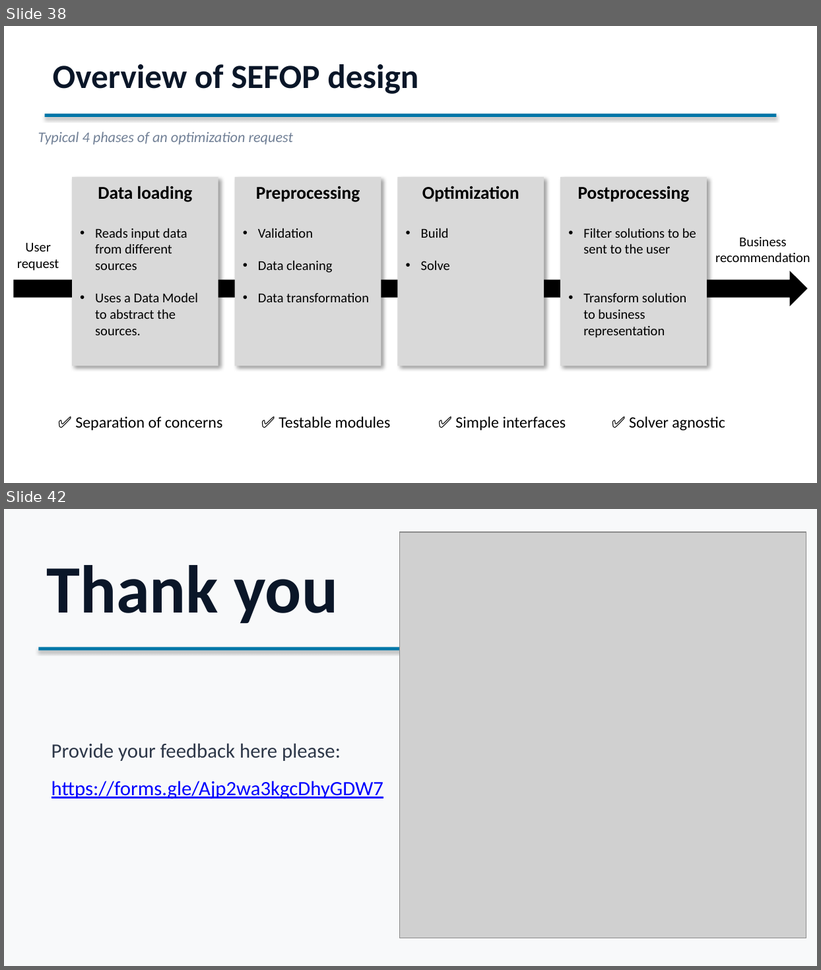
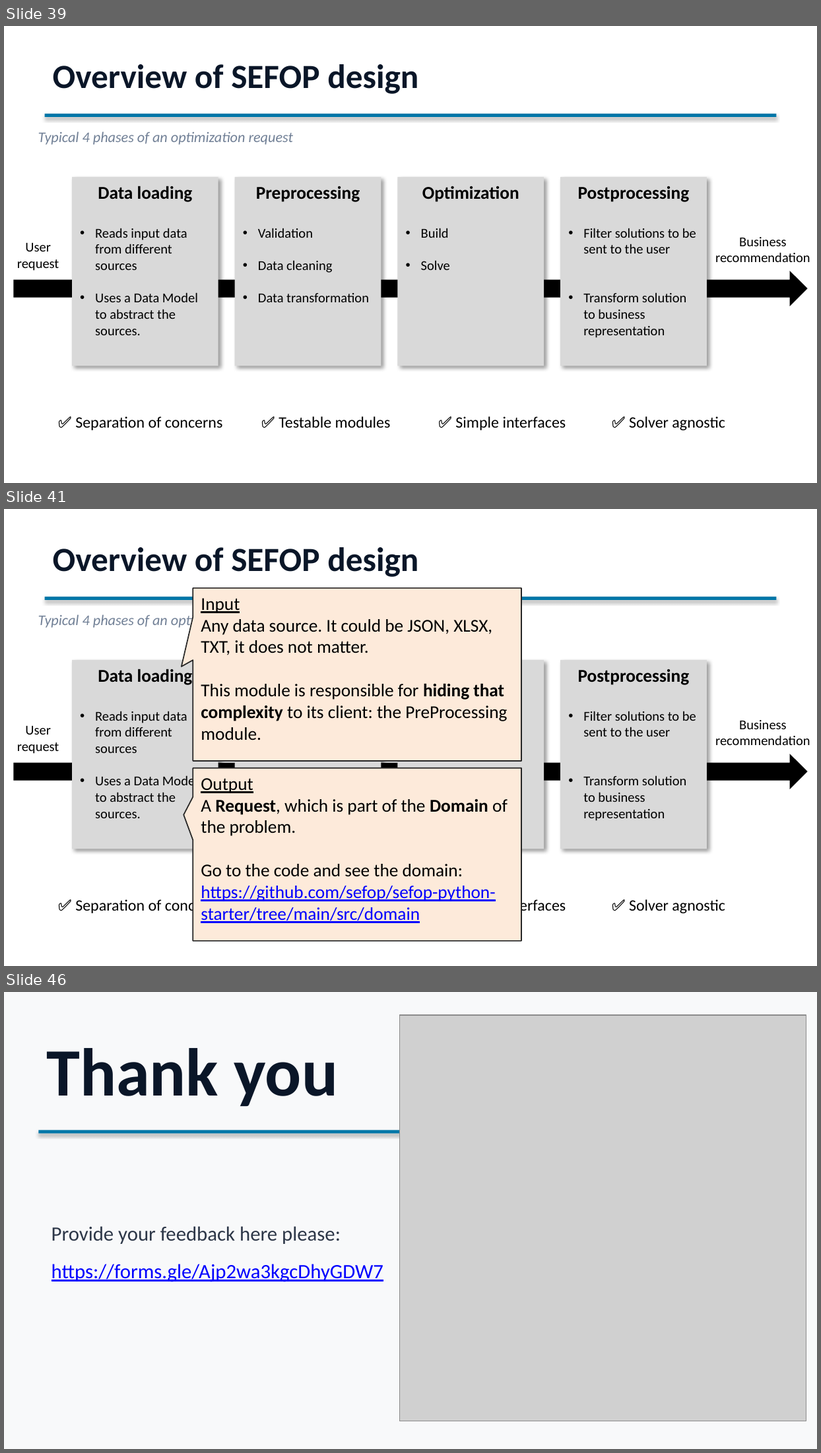
Before and after one commit to sefop/sefop-training-hub, a slide deck: workshops/2026-06-29-purdue/Purdue_Workshop.pptx. Shown one above the other, each under a label of ours: slides 38 and 42 before the commit, slides 39, 41 and 46 after it; the slides between them are not shown. The pictures are 821x970 and 821x1453 pixels, drawn with LibreOffice and Linux fonts; fonts in the diff are those of the drawing; grey boxes stand for pictures. Boxes give left, top, right and bottom in pixels: in the first picture for what was removed or moved away, otherwise in the second. Text is boxed around its words. In the diff, an @@ line names an element or a change of style, - is before the commit and + after.

```diff
--- a/workshops/2026-06-29-purdue/Purdue_Workshop.pptx
+++ b/workshops/2026-06-29-purdue/Purdue_Workshop.pptx
@@ slide 41 added at [4,509,817,966], background #FFFFFF @@
@@ text added at [53,547,418,577], 30 pt, text #0A1628, bold @@
+Overview of SEFOP design
@@ rectangle added at [45,597,776,600], fill #0077A8 @@
@@ speech box added at [193,588,521,761], fill #FDEADA, outline #262626 1 pt, 16 pt, text #000000 @@
+Input
+Any data source. It could be JSON, XLSX, TXT, it does not matter.
+This module is responsible for hiding that complexity to its client: the PreProcessing module.
@@ text added at [38,613,293,629], 13 pt, text #718096, italic @@
+Typical 4 phases of an optimization request
@@ rectangle added at [72,660,218,849], fill #D9D9D9, 12 pt, text #000000 @@
+Data loading
+• Reads input data from different sources
+• Uses a Data Model to abstract the sources.
@@ rectangle added at [235,660,382,849], fill #D9D9D9, 12 pt, text #000000 @@
+Preprocessing
+• Validation
+• Data cleaning
+• Data transformation
@@ rectangle added at [397,660,544,849], fill #D9D9D9, 16 pt, text #000000, bold @@
+Optimization
+• Build
+• Solve
@@ rectangle added at [560,660,706,849], fill #D9D9D9, 12 pt, text #000000 @@
+Postprocessing
+• Filter solutions to be sent to the user
+• Transform solution to business representation
@@ text added at [17,726,59,754], 12 pt, text #000000 @@
+User
+request
@@ text added at [715,720,811,745], 12 pt, text #000000 @@
+Business
+recommendation
@@ right arrow added at [14,754,808,789], fill #000000 @@
@@ speech box added at [193,768,521,941], fill #FDEADA, outline #262626 1 pt, 16 pt, text #000000, underline @@
+Output
+A Request, which is part of the Domain of the problem.
+Go to the code and see the domain:
+https://github.com/sefop/sefop-python-starter/tree/main/src/domain
@@ text added at [75,898,725,916], 14 pt, text #000000 @@
+✅ Separation of concerns ✅ Testable modules ✅ Simple interfaces ✅ Solver agnostic
@@ what was slide 38 is now slide 39 @@
@@ what was slide 42 is now slide 46 @@
```
Also in this commit, not shown: 1 slide changed, 6 other slides added, 3 slides removed.
